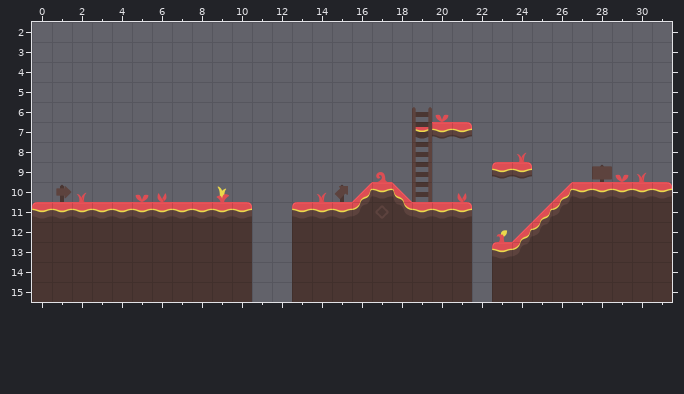
Tiled map, stored at art/prototype.tmx. The picture above was drawn from the file before the commit.
Cells are 64x64 px. Shown: x 0..31, y 2..15.
Once edited:
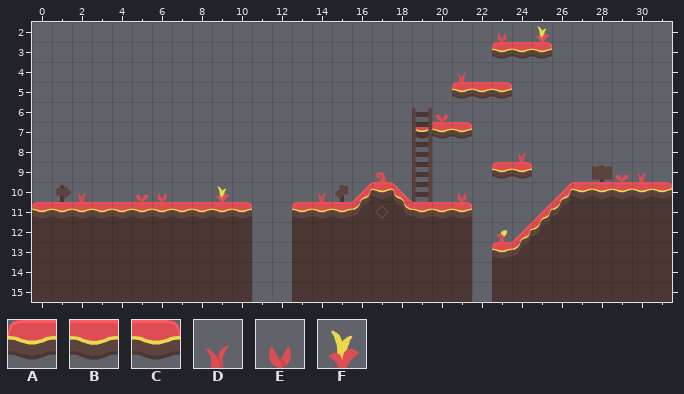
Key: from "tilesheet": A 5, B 6, C 7, D 9, E 10, F 33.
_ is an empty cell.
From the commit log: :art: 試作マップに下から通過できる足場を追加
Diff:
{"where": "layer \"ground\""}
{"y":2,"x":23,"old":"_","new":"E"}
{"y":2,"x":25,"old":"_","new":"F"}
{"y":3,"x":23,"old":"___","new":"ABC"}
{"y":4,"x":21,"old":"_","new":"D"}
{"y":5,"x":21,"old":"___","new":"ABC"}
{"label":"added","picture_box":[492,26,552,59]}
{"label":"added","picture_box":[452,72,512,99]}
